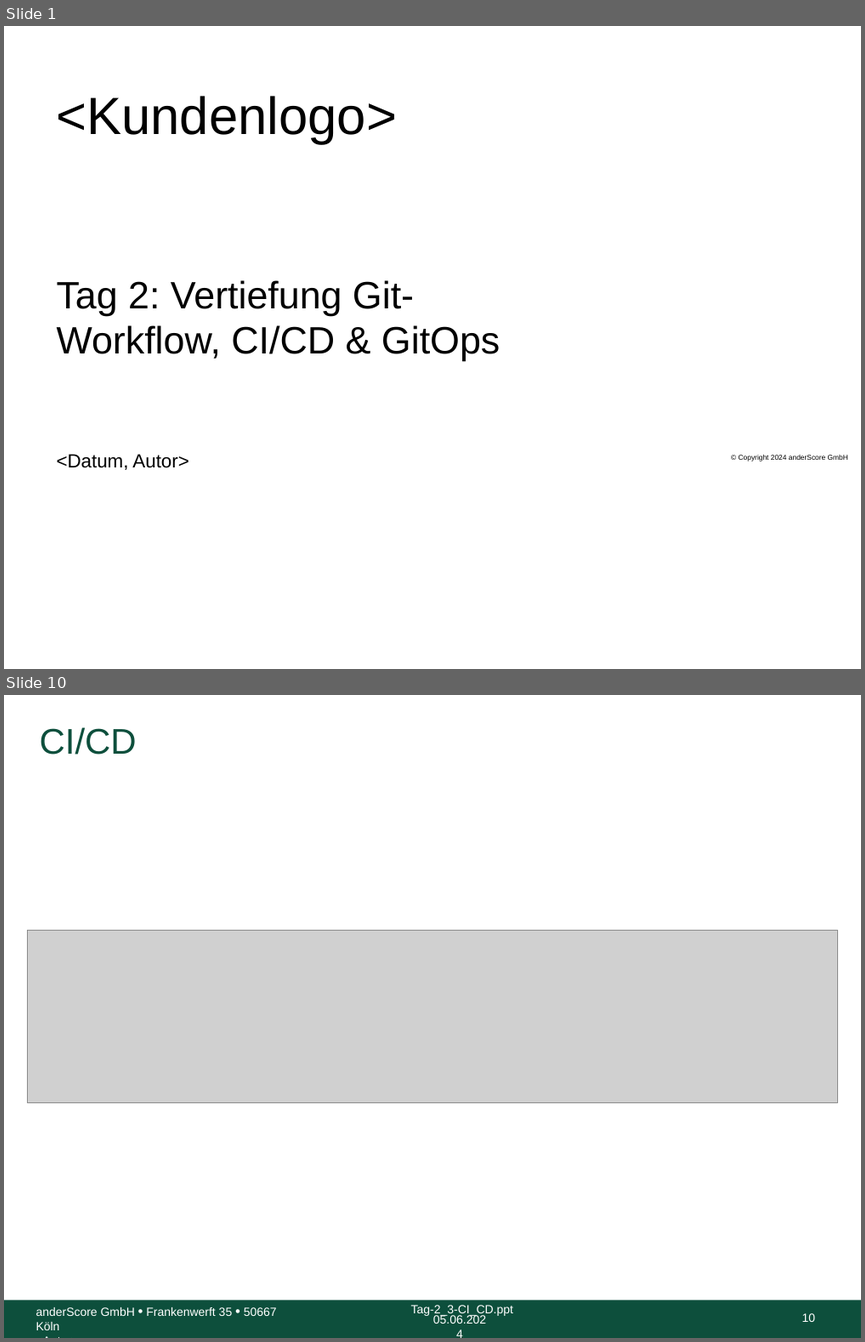
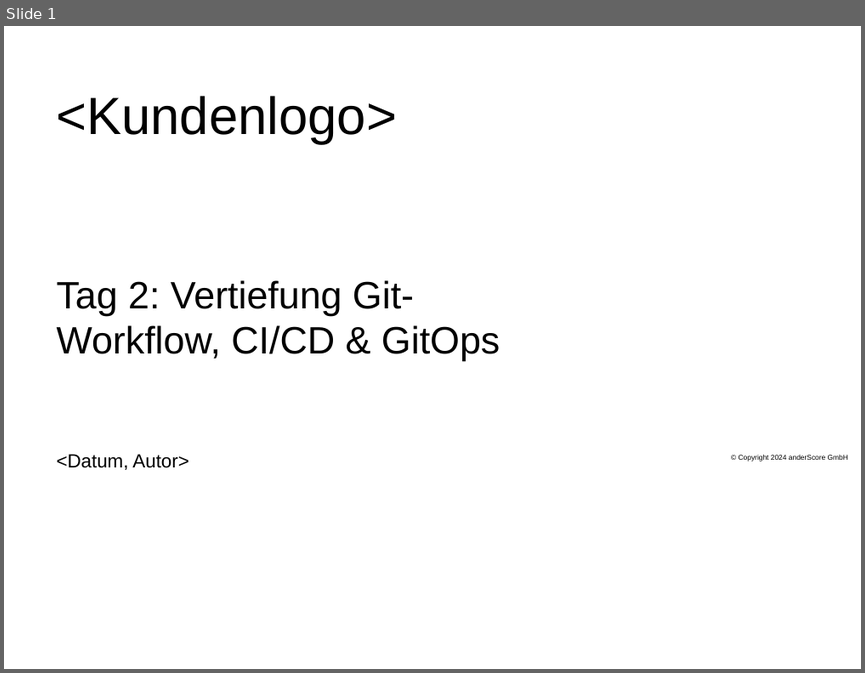
Before and after one commit to anderscore-gmbh/gitlab, a slide deck: slides/Tag-2_3-CI_CD.pptx. Shown one above the other, each under a label of ours: slides 1 and 10 before the commit, slide 1 after it; the slides between them are not shown. The pictures are 865x1342 and 865x673 pixels, drawn with LibreOffice and Linux fonts; fonts in the diff are those of the drawing; grey boxes stand for pictures; background and template pictures are left out. Boxes give left, top, right and bottom in pixels: in the first picture for what was removed or moved away, otherwise in the second. Text is boxed around its words. In the diff, an @@ line names an element or a change of style, - is before the commit and + after.

```diff
--- a/slides/Tag-2_3-CI_CD.pptx
+++ b/slides/Tag-2_3-CI_CD.pptx
@@ slide 10 removed at (x1=4, y1=695, x2=861, y2=1338), background #FFFFFF @@
@@ title removed at (x1=40, y1=727, x2=137, y2=755) @@
-CI/CD
@@ picture removed at (x1=28, y1=930, x2=838, y2=1103) @@
@@ rectangle removed at (x1=4, y1=1300, x2=861, y2=1338) @@
@@ text removed at (x1=411, y1=1304, x2=513, y2=1315) @@
-Tag-2_3-CI_CD.ppt
@@ text removed at (x1=36, y1=1307, x2=277, y2=1330) @@
-anderScore GmbH • Frankenwerft 35 • 50667 Köln
-<Autor>
@@ text removed at (x1=433, y1=1315, x2=486, y2=1323) @@
-05.06.2024
@@ page number removed at (x1=802, y1=1313, x2=816, y2=1321) @@
-10
```
Also in this commit, not shown: 13 slides changed, 6 slides added.
